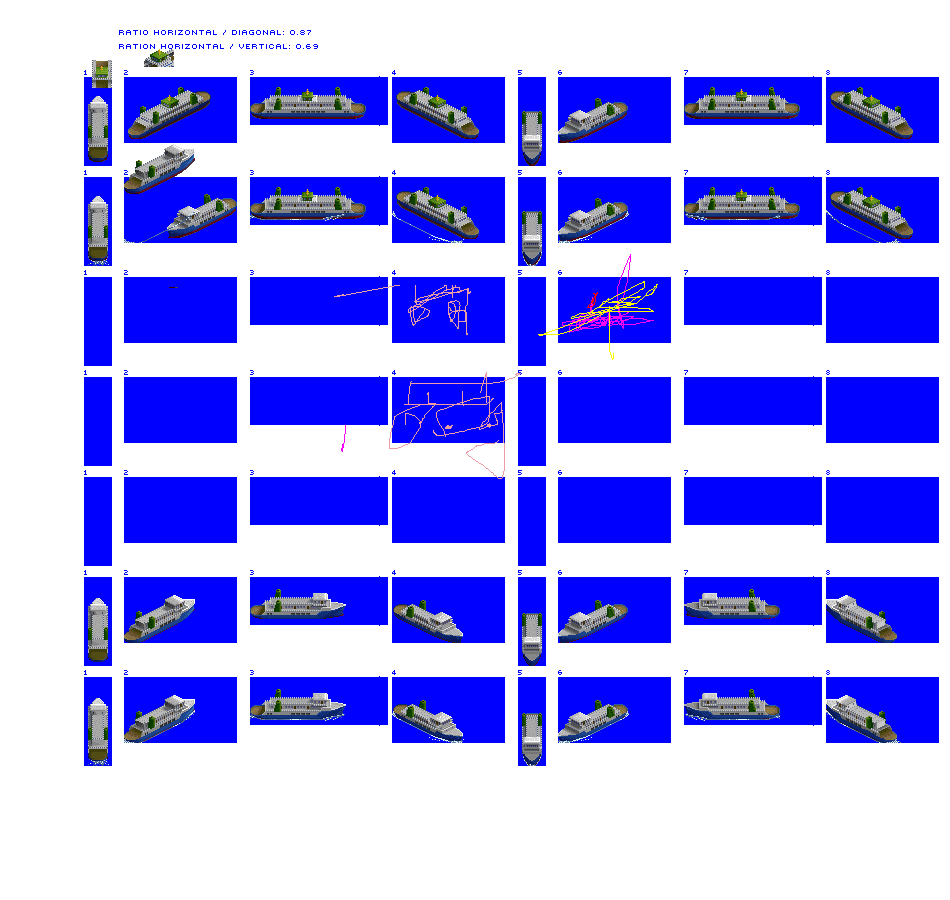
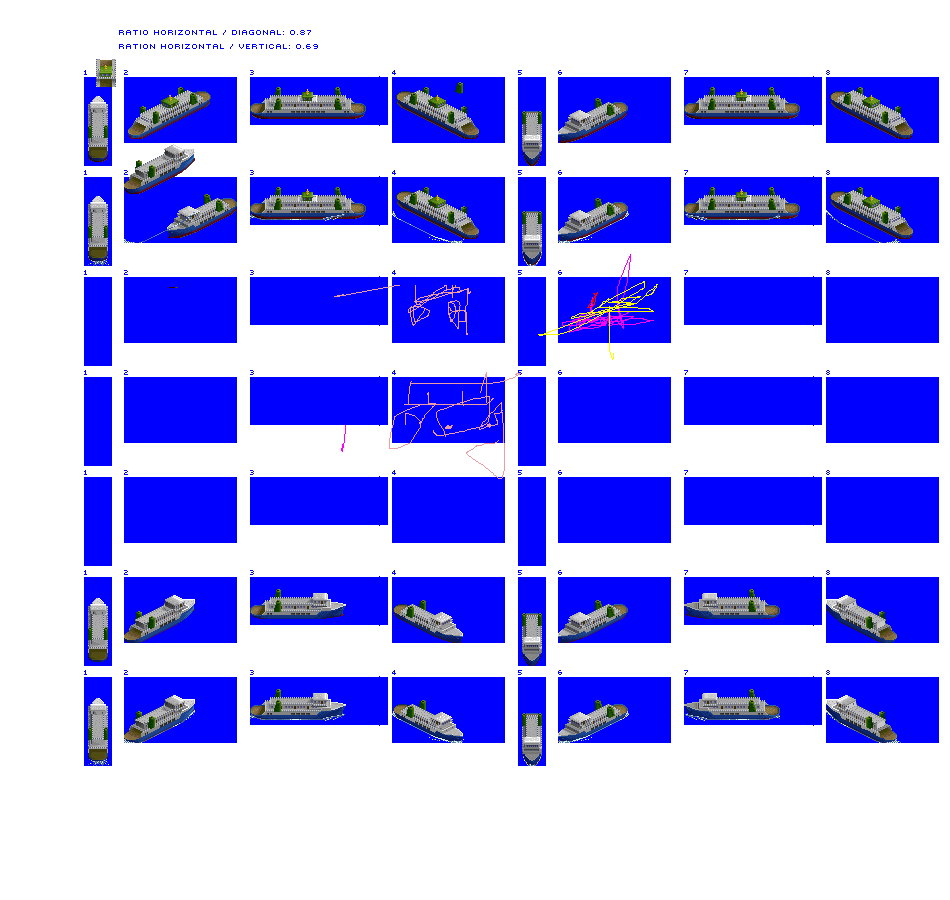
The second (950, 900) image is a revision of the first. Changes to its layers:
painted on "Layer 5" over 92, 49, 179, 108
added layer "Layer 6" above "Layer 4" over 455, 82, 463, 94
painted on "Layer 4" over 89, 91, 909, 746
